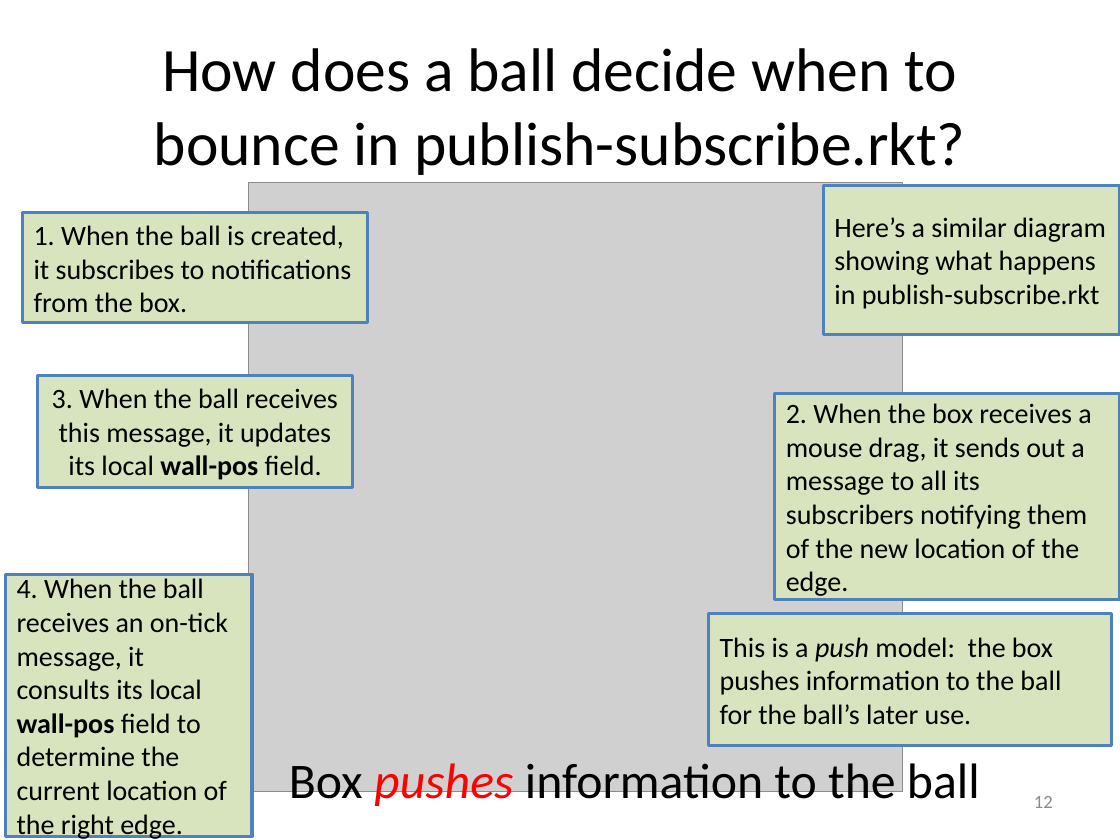
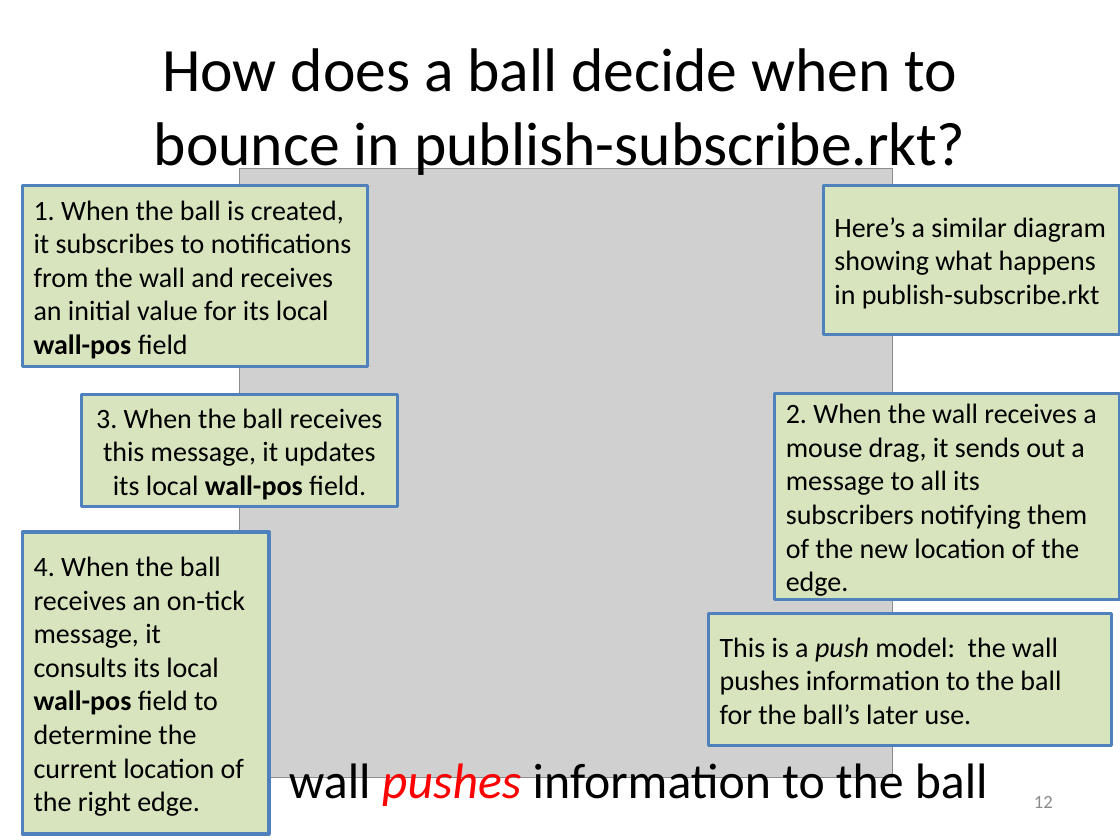
Before and after one commit to mwand/cs5010f16, a slide deck: slide 12 of Slides/Lesson 10.6 Publish-Subscribe.pptx. Drawn at 1120x840 pixels with LibreOffice and Linux fonts; fonts in the diff are those of the drawing; grey boxes stand for pictures. Boxes give left, top, right and bottom in pixels: in the first picture for what was removed or moved away, otherwise in the second. Text is boxed around its words. In the diff, an @@ line names an element or a change of style, - is before the commit and + after.

```diff
--- a/Slides/Lesson 10.6 Publish-Subscribe.pptx
+++ b/Slides/Lesson 10.6 Publish-Subscribe.pptx
@@ picture: place and size @@
-picture at bbox=[249, 183, 902, 792]
+picture at bbox=[240, 169, 893, 778]
@@ rectangle "1. When the ball is ...": place and size @@
-rectangle "1. When the ball is ..." at bbox=[22, 213, 367, 323]
+rectangle "1. When the ball is ..." at bbox=[22, 185, 367, 366]
@@ text in rectangle at bbox=[34, 200, 352, 359]: text changed @@
-1. When the ball is created, it subscribes to notifications from the box.
+1. When the ball is created, it subscribes to notifications from the wall and receives an initial value for its local wall-pos field
@@ rectangle "3. When the ball receives ...": place and size @@
-rectangle "3. When the ball receives ..." at bbox=[37, 375, 353, 487]
+rectangle "3. When the ball receives ..." at bbox=[82, 394, 398, 506]
@@ text in rectangle at bbox=[786, 403, 1096, 596]: text changed @@
-2. When the box receives a mouse drag, it sends out a message to all its subscribers notifying them of the new location of the edge.
+2. When the wall receives a mouse drag, it sends out a message to all its subscribers notifying them of the new location of the edge.
@@ rectangle "4. When the ball receives ...": place and size @@
-rectangle "4. When the ball receives ..." at bbox=[6, 575, 252, 837]
+rectangle "4. When the ball receives ..." at bbox=[22, 532, 269, 834]
@@ text in rectangle at bbox=[720, 637, 1061, 725]: text changed @@
-This is a push model: the box pushes information to the ball for the ball’s later use.
+This is a push model: the wall pushes information to the ball for the ball’s later use.
@@ text at bbox=[289, 757, 988, 810]: text changed @@
-Box pushes information to the ball
+wall pushes information to the ball
```
Also in this commit, not shown: 5 other slides changed, 6 other files.
